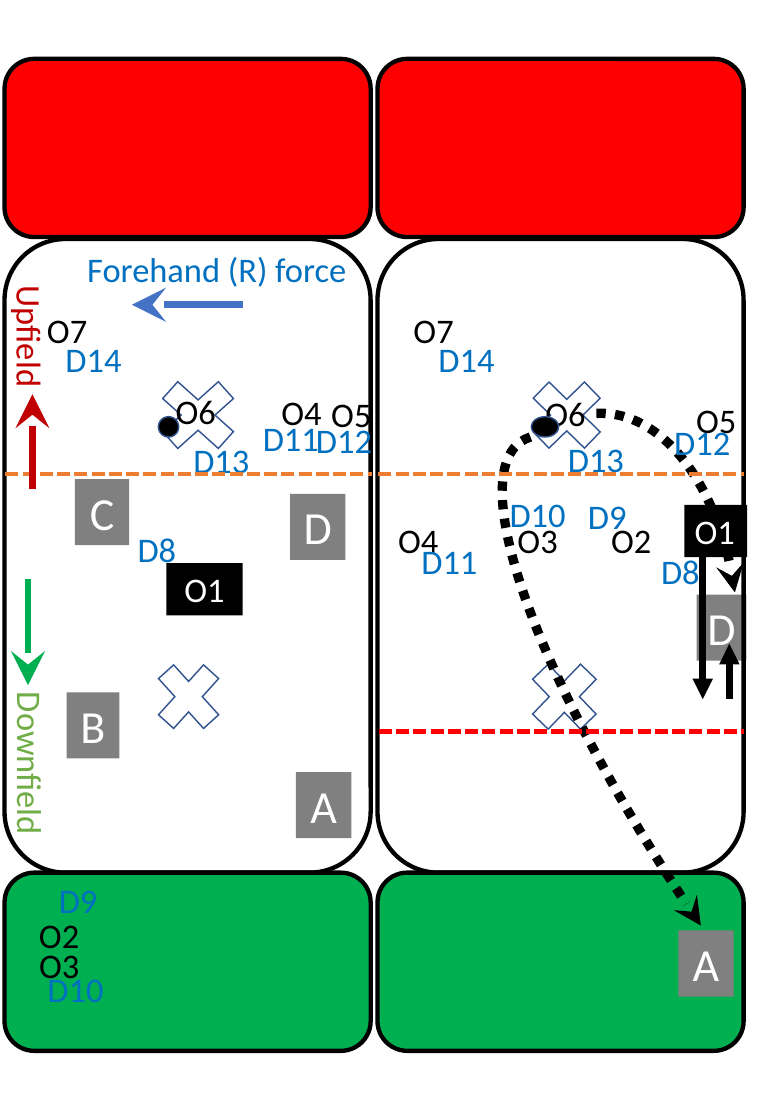
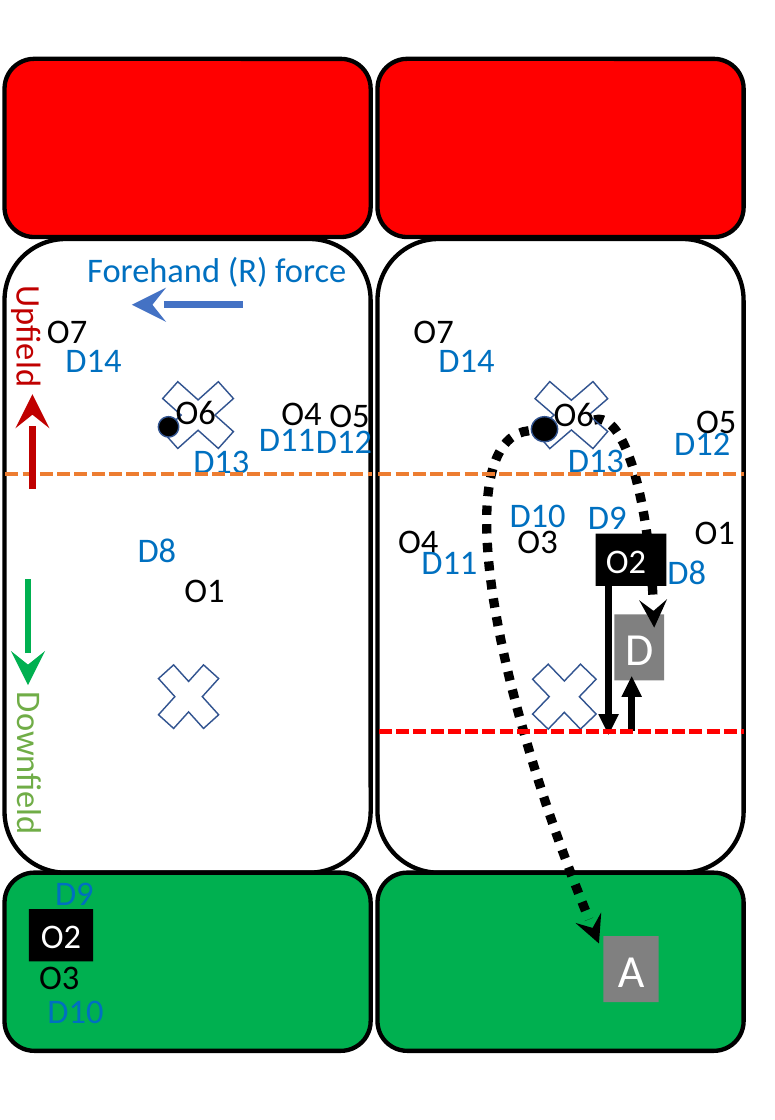
Before and after one commit to James-Reynolds/Ultimate-strategy-and-tactics, a slide deck: slide 5 of graphics/Graphics.pptx. Drawn at 775x1120 pixels with LibreOffice and Linux fonts; fonts in the diff are those of the drawing. Boxes give left, top, right and bottom in pixels: in the first picture for what was removed or moved away, otherwise in the second. Text is boxed around its words. In the diff, an @@ line names an element or a change of style, - is before the commit and + after.

```diff
--- a/graphics/Graphics.pptx
+++ b/graphics/Graphics.pptx
@@ arc (boxed as its full ellipse) at bbox=[396, 378, 775, 1120]: rotation 324 to 335 degrees @@
@@ cross: place and size @@
-cross at bbox=[518, 367, 616, 463]
+cross at bbox=[516, 367, 627, 463]
@@ text "O6": place and size @@
-text "O6" at bbox=[545, 398, 585, 435]
+text "O6" at bbox=[554, 398, 594, 435]
@@ ellipse: place and size @@
-ellipse at bbox=[531, 416, 558, 437]
+ellipse at bbox=[531, 416, 557, 441]
@@ arc (boxed as its full ellipse): place and size @@
-arc (boxed as its full ellipse) at bbox=[463, 413, 739, 881]
+arc (boxed as its full ellipse) at bbox=[542, 420, 654, 881]
@@ rectangle removed at bbox=[74, 478, 129, 545] @@
-C
@@ rectangle removed at bbox=[290, 494, 346, 560] @@
-D
@@ text "O1": place and size @@
-text "O1" at bbox=[684, 504, 747, 556]
+text "O1" at bbox=[695, 521, 735, 545]
@@ text "O1" at bbox=[695, 521, 735, 545]: text colour #FFFFFF to #000000; fill #000000 to none @@
@@ rectangle "O2": place and size @@
-rectangle "O2" at bbox=[611, 525, 651, 554]
+rectangle "O2" at bbox=[595, 533, 665, 585]
@@ rectangle "O2" at bbox=[595, 533, 665, 585]: text colour #000000 to #FFFFFF; fill none to #000000 @@
@@ text "O1": place and size @@
-text "O1" at bbox=[166, 563, 243, 615]
+text "O1" at bbox=[184, 579, 224, 603]
@@ text "O1" at bbox=[184, 579, 224, 603]: text colour #FFFFFF to #000000; fill #000000 to none @@
@@ text "D8" rewrapped from bbox=[661, 556, 700, 593] to bbox=[667, 560, 706, 585] @@
@@ arrow moved from (703, 549) - (703, 699) to (609, 584) - (609, 735) @@
@@ rectangle "D": place and size @@
-rectangle "D" at bbox=[696, 594, 746, 660]
+rectangle "D" at bbox=[615, 614, 664, 680]
@@ arrow moved from (730, 699) - (730, 644) to (631, 731) - (631, 676) @@
@@ rectangle removed at bbox=[66, 692, 119, 758] @@
-B
@@ rectangle removed at bbox=[296, 772, 351, 838] @@
-A
@@ text "D9" rewrapped from bbox=[59, 891, 98, 913] to bbox=[55, 883, 94, 914] @@
@@ rectangle "O2": place and size @@
-rectangle "O2" at bbox=[39, 925, 79, 957]
+rectangle "O2" at bbox=[29, 908, 93, 960]
@@ rectangle "O2" at bbox=[29, 908, 93, 960]: text colour #000000 to #FFFFFF; alignment left to centre; fill none to #000000 @@
@@ text "O3" rewrapped from bbox=[39, 955, 79, 987] to bbox=[39, 961, 79, 989] @@
@@ rectangle "A": place and size @@
-rectangle "A" at bbox=[678, 930, 734, 996]
+rectangle "A" at bbox=[603, 935, 659, 1001]
@@ text "D10" rewrapped from bbox=[47, 974, 103, 1002] to bbox=[47, 1001, 103, 1023] @@
```
Also in this commit, not shown: 1 other slide changed, 3 slides added, 7 other files.
